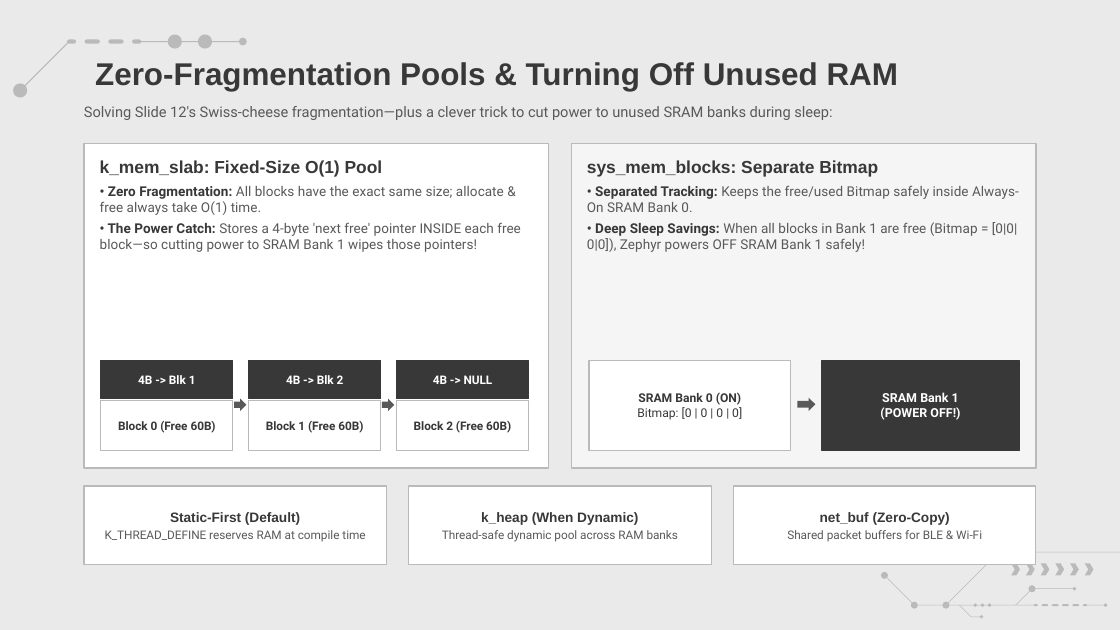
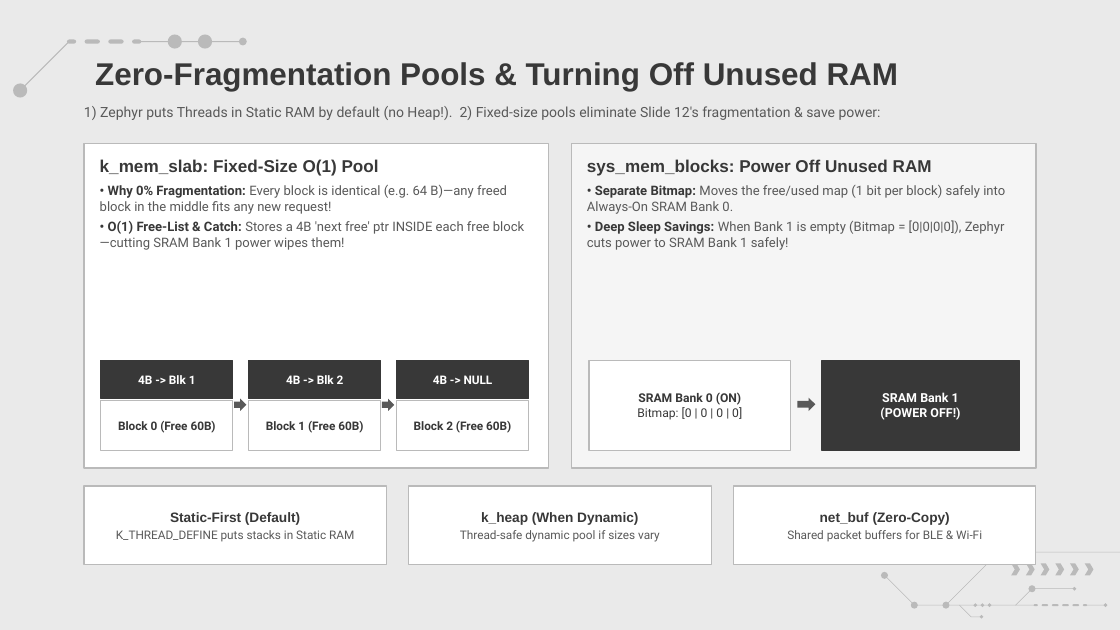
Before and after one commit to amrsaeedcse/zephyr-vs-freertos-presentation, a slide deck: slide 22 of Zephyr_RTOS_vs_FreeRTOS.pptx. Drawn at 1120x630 pixels with LibreOffice and Linux fonts; fonts in the diff are those of the drawing; background and template pictures are left out. Boxes give left, top, right and bottom in pixels: in the first picture for what was removed or moved away, otherwise in the second. Text is boxed around its words. In the diff, an @@ line names an element or a change of style, - is before the commit and + after.

```diff
--- a/Zephyr_RTOS_vs_FreeRTOS.pptx
+++ b/Zephyr_RTOS_vs_FreeRTOS.pptx
@@ text at bbox=[84, 106, 881, 120]: text changed; size 9.4 to 9 pt @@
-Solving Slide 12's Swiss-cheese fragmentation—plus a clever trick to cut power to unused SRAM banks during sleep:
+1) Zephyr puts Threads in Static RAM by default (no Heap!). 2) Fixed-size pools eliminate Slide 12's fragmentation & save power:
@@ text in rectangle at bbox=[100, 159, 379, 176]: size 11.2 to 11 pt in "k_mem_slab: Fixed-Size O(1) Pool" @@
@@ text in rectangle at bbox=[587, 159, 1005, 250]: text changed; size 8.7 to 8.4 pt @@
-sys_mem_blocks: Separate Bitmap
-• Separated Tracking: Keeps the free/used Bitmap safely inside Always-On SRAM Bank 0.
-• Deep Sleep Savings: When all blocks in Bank 1 are free (Bitmap = [0|0|0|0]), Zephyr powers OFF SRAM Bank 1 safely!
+sys_mem_blocks: Power Off Unused RAM
+• Separate Bitmap: Moves the free/used map (1 bit per block) safely into Always-On SRAM Bank 0.
+• Deep Sleep Savings: When Bank 1 is empty (Bitmap = [0|0|0|0]), Zephyr cuts power to SRAM Bank 1 safely!
@@ text in rectangle at bbox=[100, 185, 524, 250]: text changed; size 8.7 to 8.4 pt @@
-• Zero Fragmentation: All blocks have the exact same size; allocate & free always take O(1) time.
-• The Power Catch: Stores a 4-byte 'next free' pointer INSIDE each free block—so cutting power to SRAM Bank 1 wipes those pointers!
+• Why 0% Fragmentation: Every block is identical (e.g. 64 B)—any freed block in the middle fits any new request!
+• O(1) Free-List & Catch: Stores a 4B 'next free' ptr INSIDE each free block—cutting SRAM Bank 1 power wipes them!
@@ text in rectangle at bbox=[116, 530, 354, 542]: text changed @@
-K_THREAD_DEFINE reserves RAM at compile time
+K_THREAD_DEFINE puts stacks in Static RAM
@@ text in rectangle at bbox=[460, 530, 660, 542]: text changed @@
-Thread-safe dynamic pool across RAM banks
+Thread-safe dynamic pool if sizes vary
```
Also in this commit, not shown: 12 other slides changed, 6 other files.
